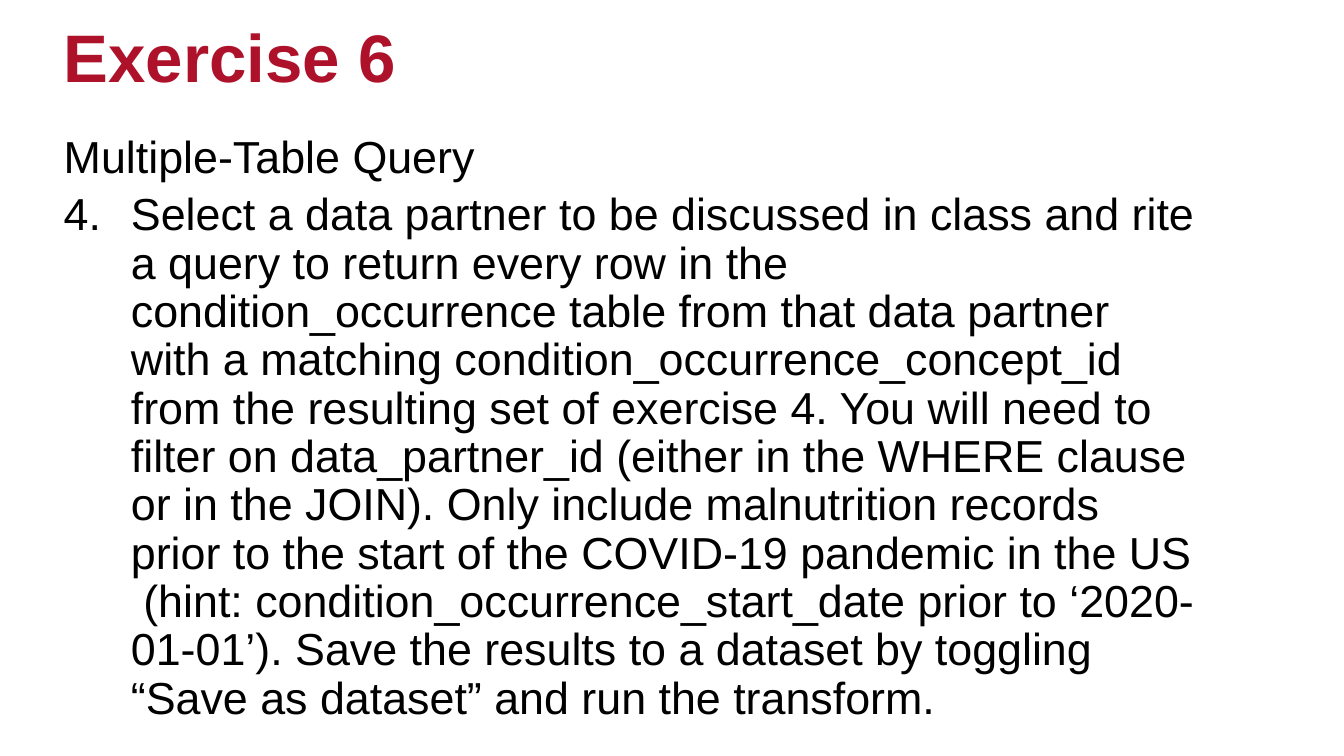
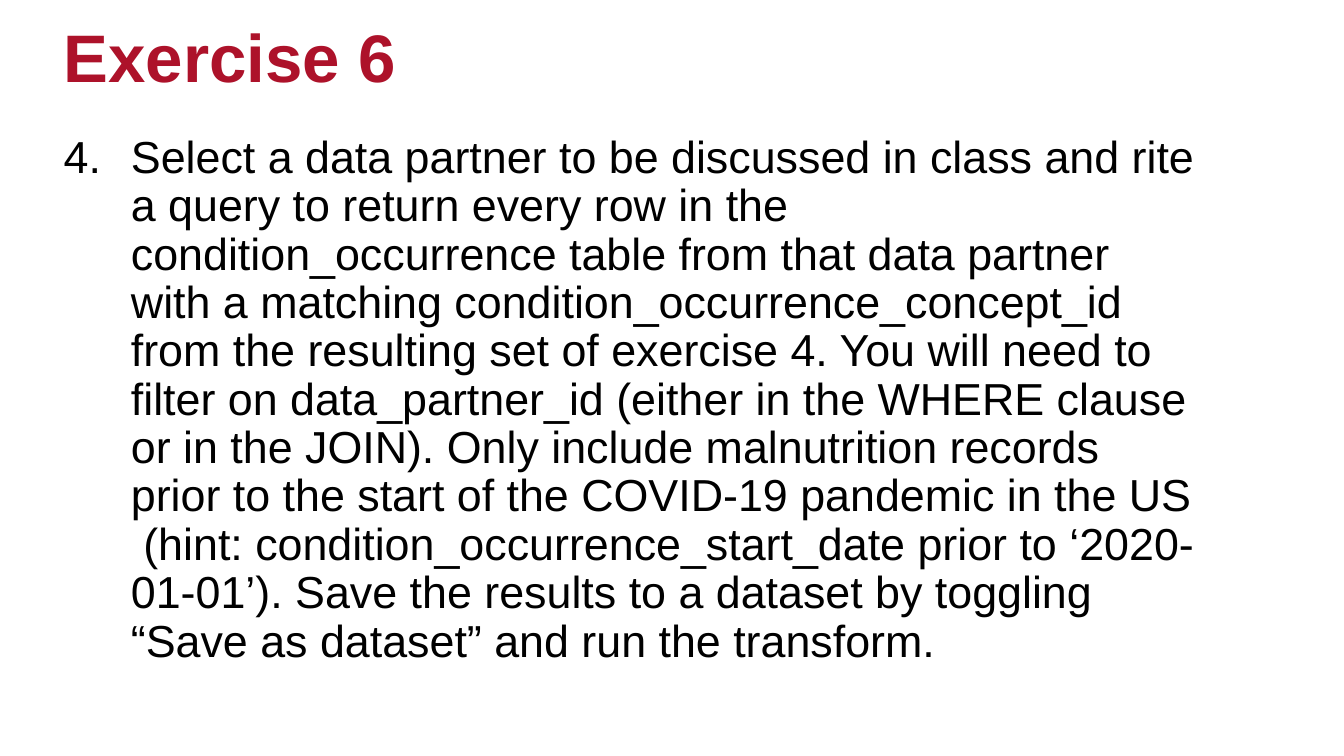
Before and after one commit to National-Clinical-Cohort-Collaborative/short-course-2022-june, a slide deck: slide 27 of lessons/session-3/Session3.pptx. Drawn at 1344x756 pixels with LibreOffice and Linux fonts; fonts in the diff are those of the drawing; background and template pictures are left out. Boxes give left, top, right and bottom in pixels: in the first picture for what was removed or moved away, otherwise in the second. Text is boxed around its words. In the diff, an @@ line names an element or a change of style, - is before the commit and + after.

```diff
--- a/lessons/session-3/Session3.pptx
+++ b/lessons/session-3/Session3.pptx
@@ text at [64, 140, 475, 182]: paragraph removed @@
-Multiple-Table Query
```
Also in this commit, not shown: 3 other slides changed, 1 slide added, 1 other file.
